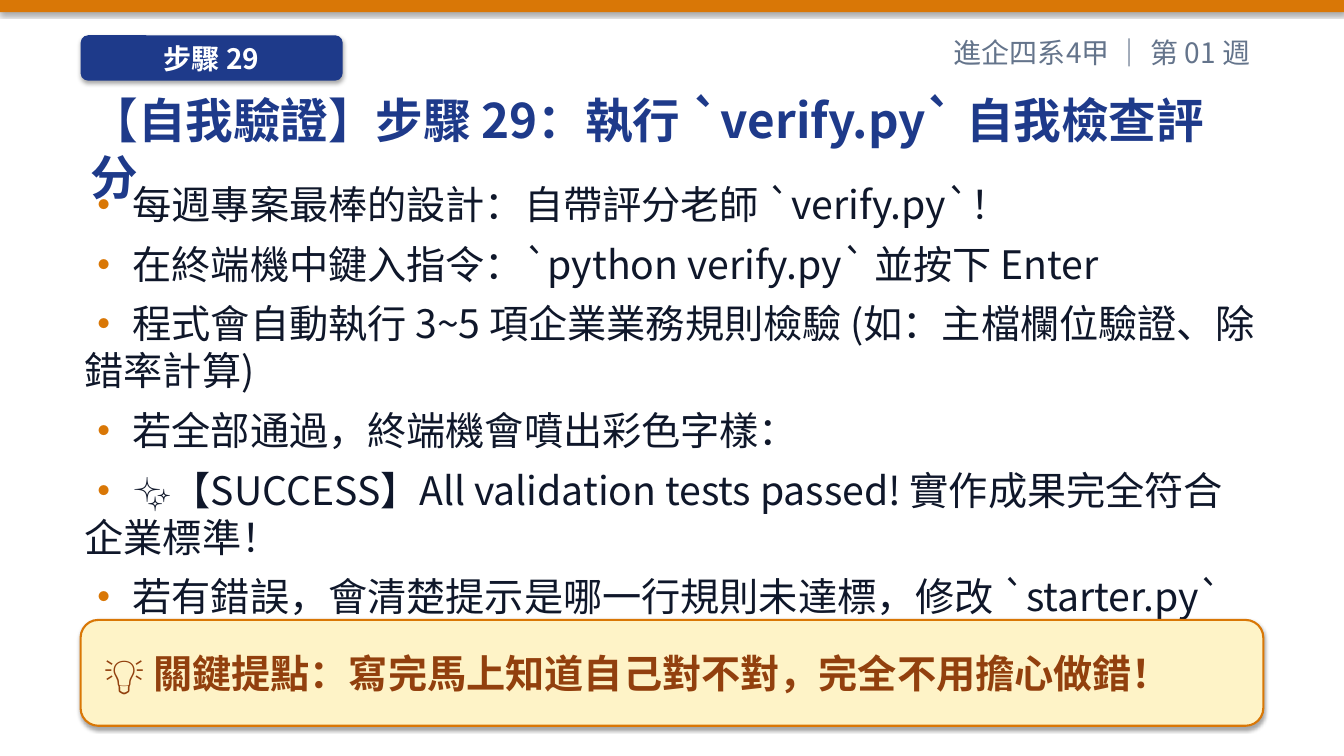
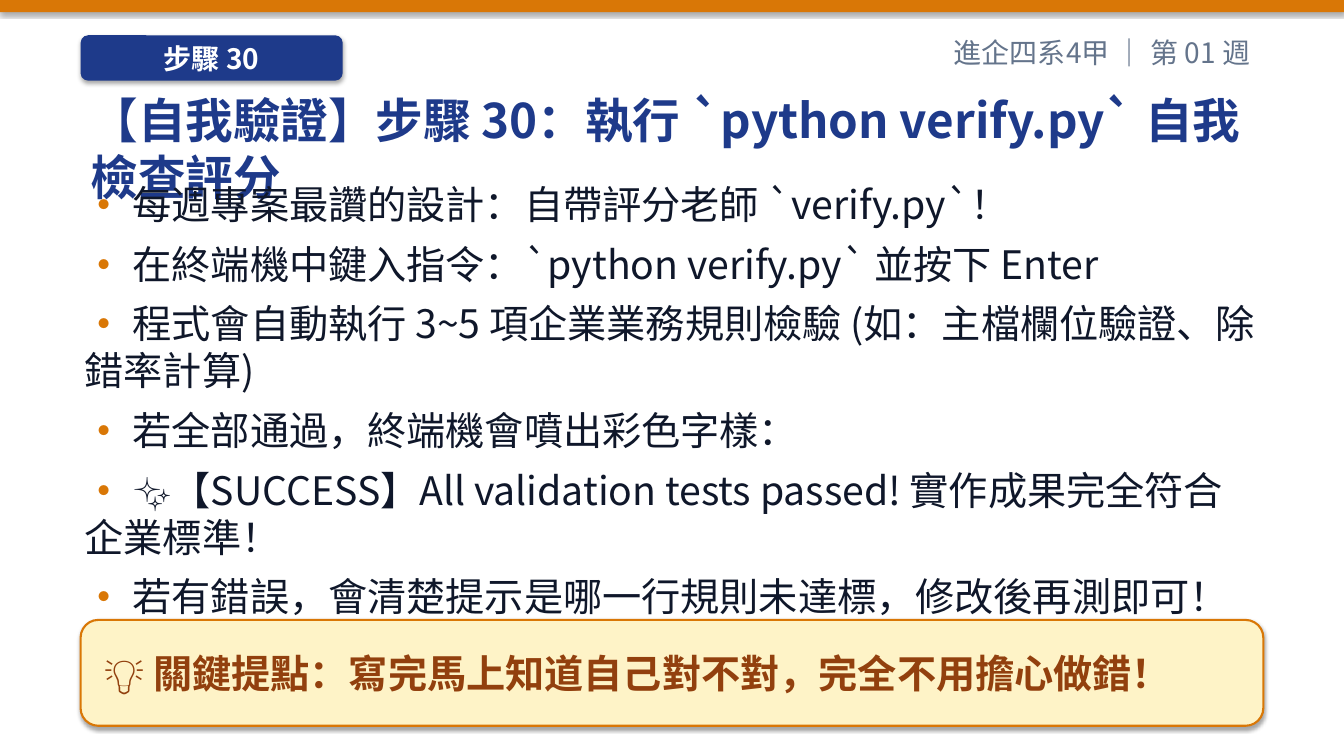
Before and after one commit to h12s12bs/vnu-enterprise-resource-planning, a slide deck: slide 48 of 01_每週教學簡報_PPT/ERP_第01週_課程導論、ERP_概念演進與數位轉型.pptx (slide 47 before the commit). Drawn at 1344x756 pixels with LibreOffice and Linux fonts; fonts in the diff are those of the drawing. Boxes give left, top, right and bottom in pixels: in the first picture for what was removed or moved away, otherwise in the second. Text is boxed around its words. In the diff, an @@ line names an element or a change of style, - is before the commit and + after.

```diff
--- a/01_每週教學簡報_PPT/ERP_第01週_課程導論、ERP_概念演進與數位轉型.pptx
+++ b/01_每週教學簡報_PPT/ERP_第01週_課程導論、ERP_概念演進與數位轉型.pptx
@@ text in rounded rectangle at [164, 45, 259, 72]: text changed @@
-步驟 29
+步驟 30
@@ text at [91, 94, 1240, 207]: text changed @@
-【自我驗證】步驟 29：執行 `verify.py` 自我檢查評分
+【自我驗證】步驟 30：執行 `python verify.py` 自我檢查評分
@@ text at [133, 179, 1010, 228]: text changed @@
-• 每週專案最棒的設計：自帶評分老師 `verify.py`！
+• 每週專案最讚的設計：自帶評分老師 `verify.py`！
@@ text at [133, 578, 1229, 623]: text changed @@
-• 若有錯誤，會清楚提示是哪一行規則未達標，修改 `starter.py` 再測即可！
+• 若有錯誤，會清楚提示是哪一行規則未達標，修改後再測即可！
```
Also in this commit, not shown: 10 other slides changed, 5 slides added, 2 slides removed, 25 other files.
